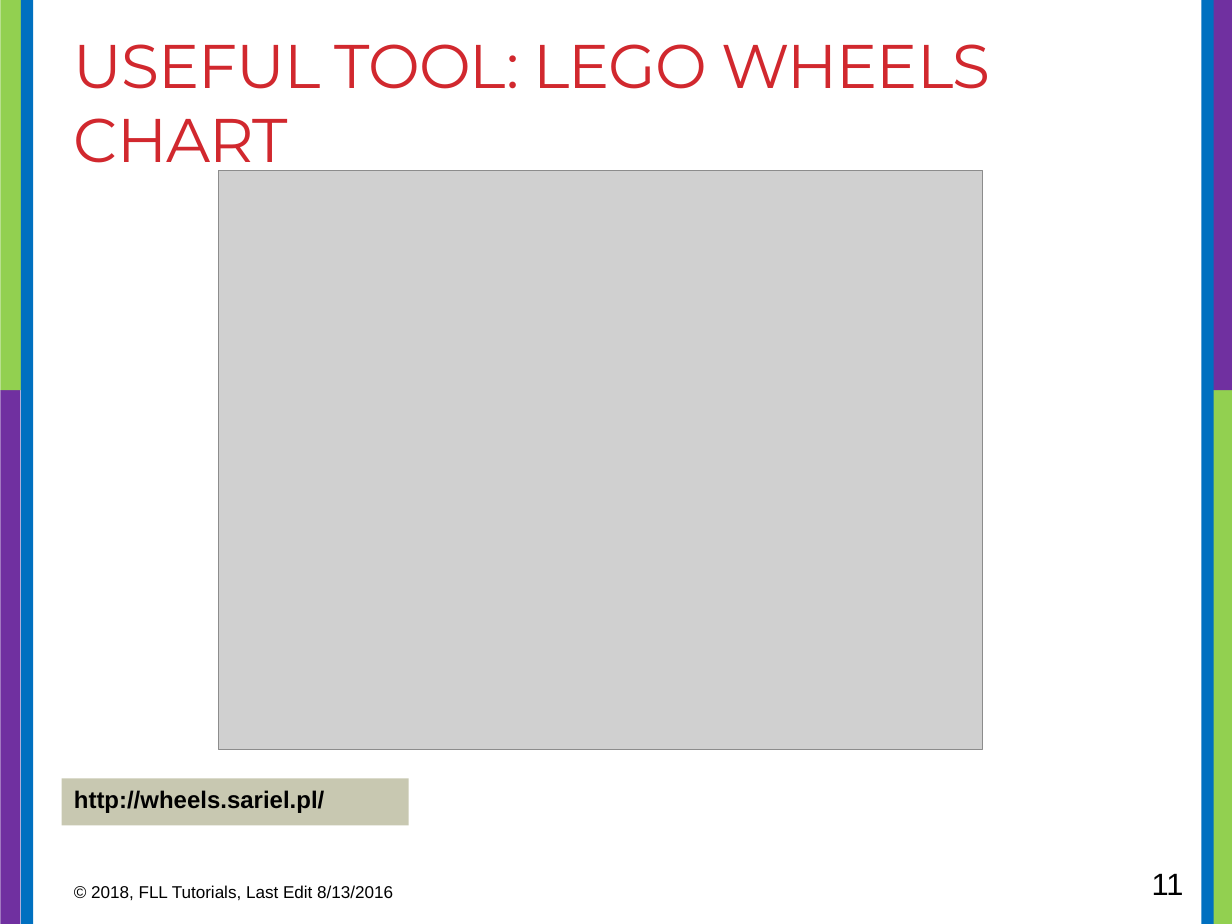
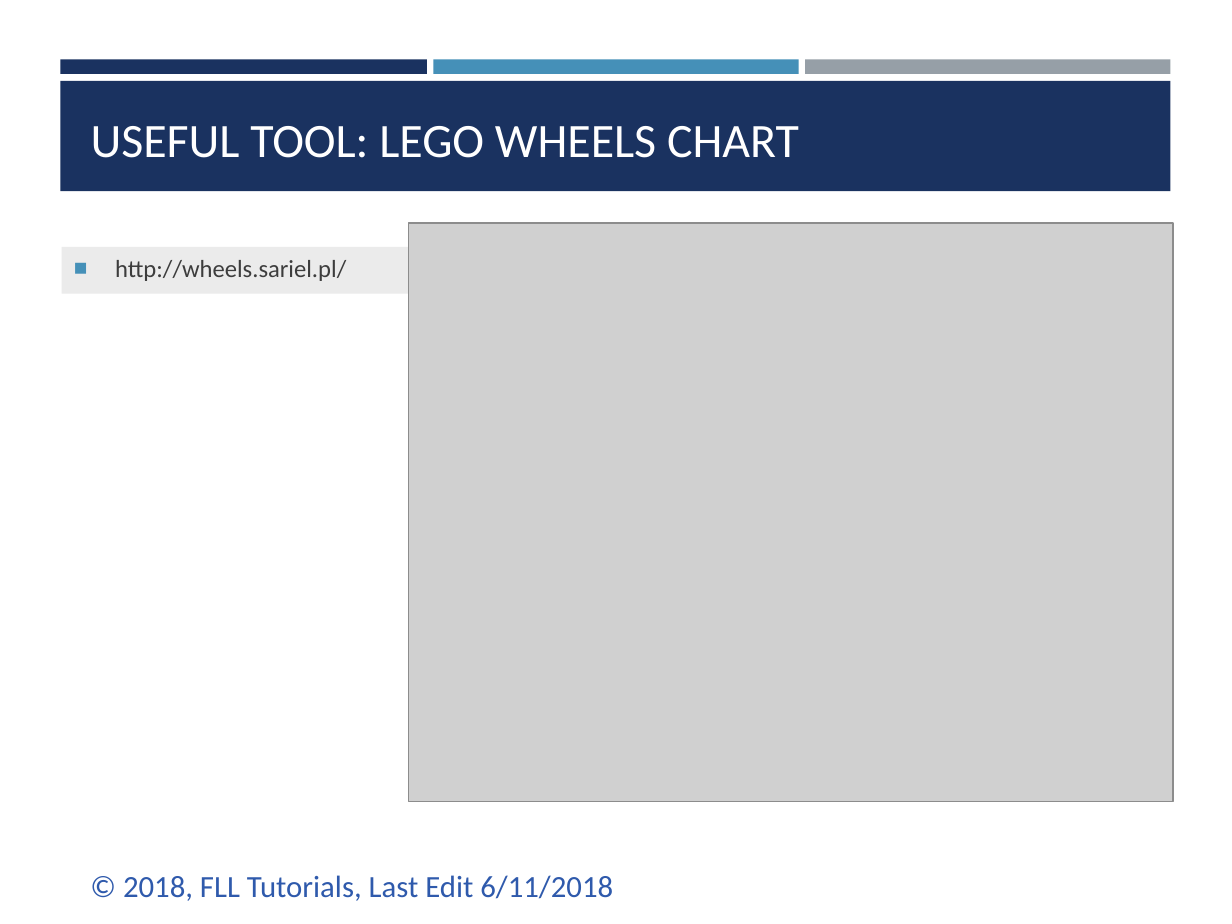
Before and after one commit to ev3lessons/FLL-Tutorials, a slide deck: slide 10 of translations/en-us/RobotGame/Wheels.pptx (slide 11 before the commit). Drawn at 1232x924 pixels with LibreOffice and Linux fonts; fonts in the diff are those of the drawing; grey boxes stand for pictures. Boxes give left, top, right and bottom in pixels: in the first picture for what was removed or moved away, otherwise in the second. Text is boxed around its words. In the diff, an @@ line names an element or a change of style, - is before the commit and + after.

```diff
--- a/translations/en-us/RobotGame/Wheels.pptx
+++ b/translations/en-us/RobotGame/Wheels.pptx
@@ rectangle removed at [0,0,25,391] @@
@@ rectangle removed at [21,0,33,924] @@
@@ rectangle removed at [1201,0,1214,924] @@
@@ rectangle removed at [1207,0,1232,391] @@
@@ rectangle added at [60,59,426,74], fill #1A3260 @@
@@ rectangle added at [434,59,798,74], fill #4590B8 @@
@@ rectangle added at [806,59,1170,74], fill #969FA7 @@
@@ rectangle added at [60,81,1170,191], fill #1A3260 @@
@@ title "USEFUL TOOL: LEGO WHEELS CHART": place and size @@
-title "USEFUL TOOL: LEGO WHEELS CHART" at [74,44,990,177]
+title "USEFUL TOOL: LEGO WHEELS CHART" at [91,126,799,158]
@@ title "USEFUL TOOL: LEGO WHEELS CHART" at [91,126,799,158]: size 36 to 28 pt, font Montserrat to Calibri, text colour #D1282E to #FFFFFF, letter spacing -0.6 to 0 pt; vertical alignment top to bottom @@
@@ picture: place and size @@
-picture at [218,170,982,749]
+picture at [409,223,1173,802]
@@ text "http://wheels.sariel.pl/": place and size @@
-text "http://wheels.sariel.pl/" at [62,779,409,825]
+text "http://wheels.sariel.pl/" at [62,246,409,293]
@@ text "http://wheels.sariel.pl/" at [62,246,409,293]: size 14 to 14.4 pt, font Arial to Calibri, text colour #000000 to #3D3D3D, bold off; bullet none to ■; fill #C8C8B1 to #EBEBEB @@
@@ rectangle removed at [0,391,20,924] @@
@@ rectangle removed at [1212,391,1232,924] @@
@@ text at [123,875,613,901]: text changed; size 10 to 18 pt; font Arial to Calibri; text colour #000000 to #2F5AAC @@
-© 2018, FLL Tutorials, Last Edit 8/13/2016
+© 2018, FLL Tutorials, Last Edit 6/11/2018
@@ page number removed at [1152,873,1184,895] @@
-11
```
Also in this commit, not shown: 9 other slides changed, 1 slide added, 2 slides removed, 24 other files.
